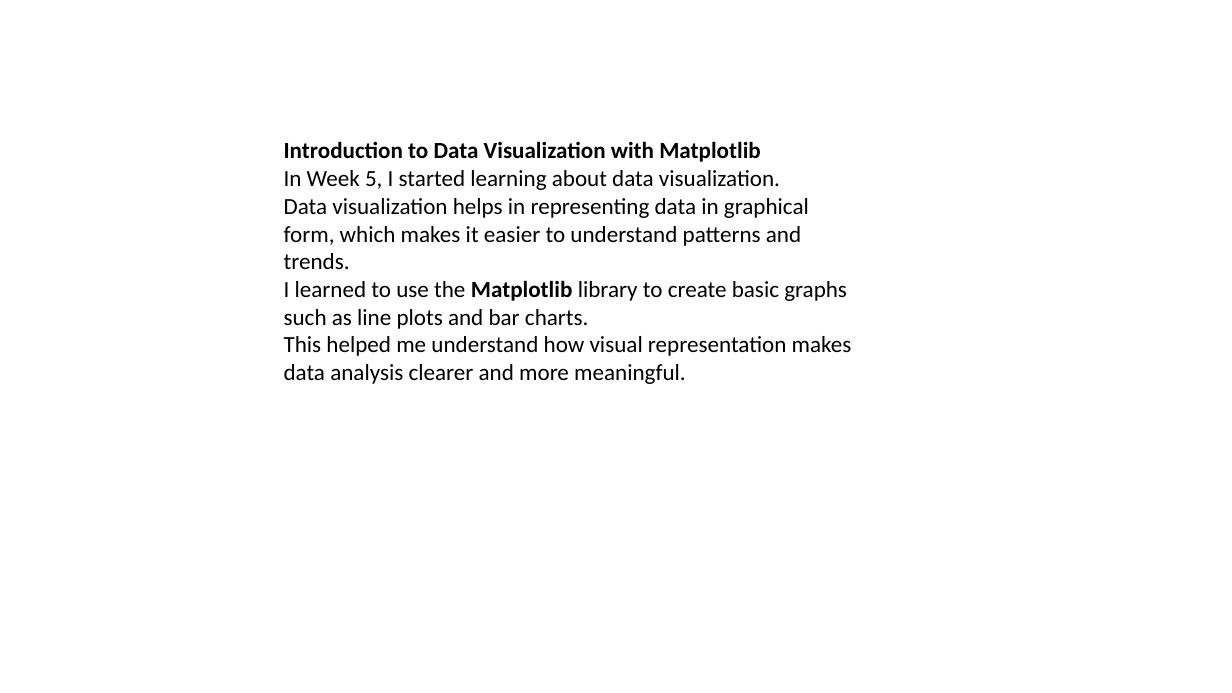
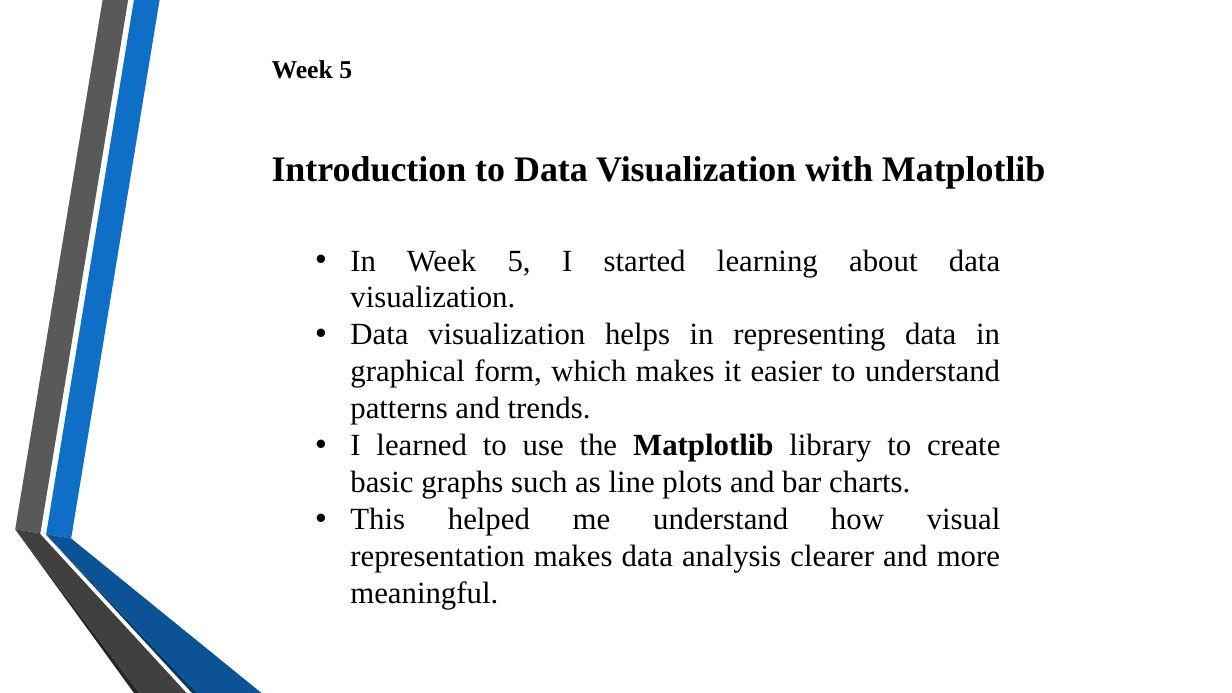
Before and after one commit to VaishnaviJadhav350/intern, a slide deck: slide 13 of Presentation 1 to 8.pptx. Drawn at 1232x693 pixels with LibreOffice and Linux fonts; fonts in the diff are those of the drawing; background and template pictures are left out. Boxes give left, top, right and bottom in pixels: in the first picture for what was removed or moved away, otherwise in the second. Text is boxed around its words. In the diff, an @@ line names an element or a change of style, - is before the commit and + after.

```diff
--- a/Presentation 1 to 8.pptx
+++ b/Presentation 1 to 8.pptx
@@ text added at <box>272,60,352,79</box>, 20 pt, text #000000, bold @@
+Week 5
@@ text at <box>284,141,761,162</box>: paragraph removed @@
-Introduction to Data Visualization with Matplotlib
@@ text added at <box>272,156,1045,188</box>, 28 pt, text #000000, bold @@
+Introduction to Data Visualization with Matplotlib
@@ text "In Week 5, I started ...": place and size @@
-text "In Week 5, I started ..." at <box>284,141,852,384</box>
+text "In Week 5, I started ..." at <box>350,249,1001,609</box>
@@ text "In Week 5, I started ..." at <box>350,249,1001,609</box>: size 18 to 24 pt, font Calibri to Times New Roman; alignment left to justified; bullet none to • @@
@@ group added at <box>15,0,262,693</box>: 6 freeform shapes @@
```
Also in this commit, not shown: 23 other slides changed, 4 other files.
